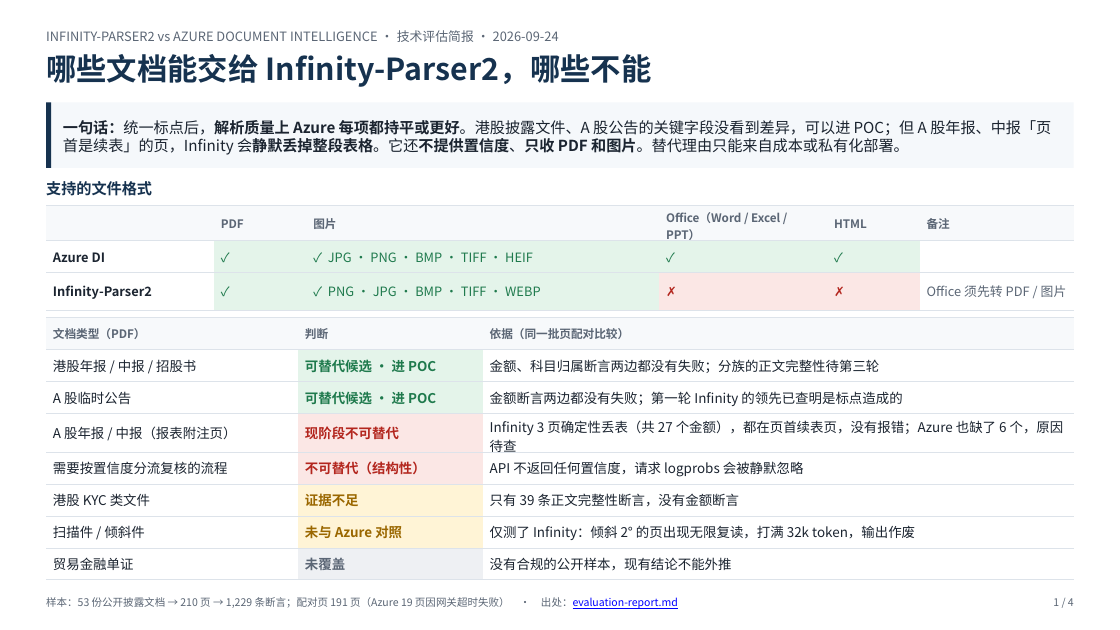
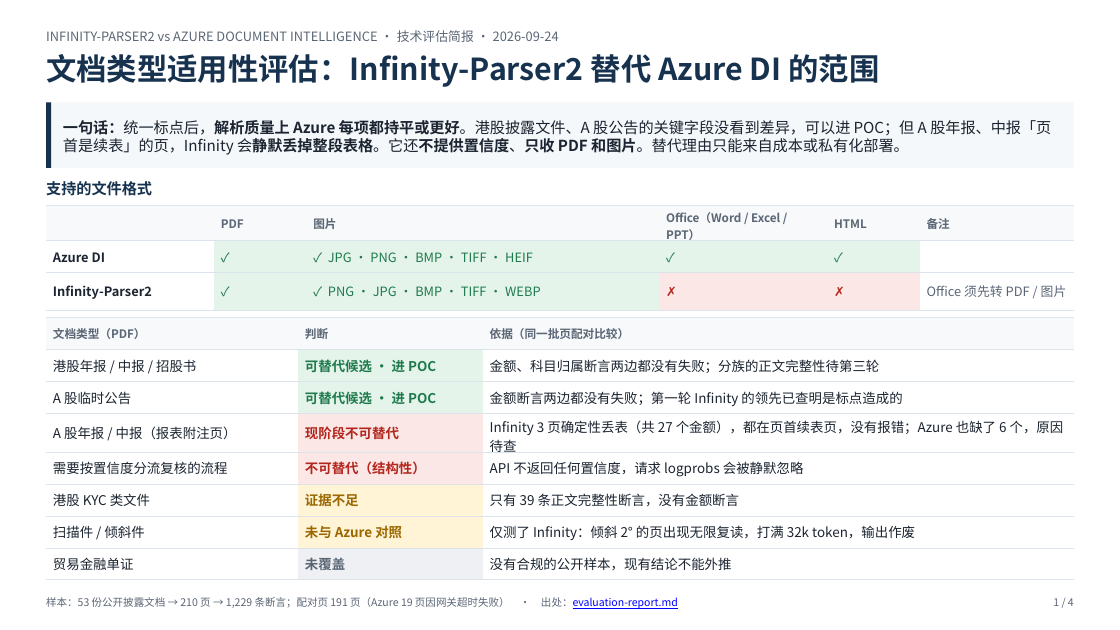
Before and after one commit to gejun2008/doc-parser-eval, a slide deck: slide 1 of docs/briefing-deck.pptx. Drawn at 1120x630 pixels with LibreOffice and Linux fonts; fonts in the diff are those of the drawing. Boxes give left, top, right and bottom in pixels: in the first picture for what was removed or moved away, otherwise in the second. Text is boxed around its words. In the diff, an @@ line names an element or a change of style, - is before the commit and + after.

```diff
--- a/docs/briefing-deck.pptx
+++ b/docs/briefing-deck.pptx
@@ text at [46,54,880,87]: text changed @@
-哪些文档能交给 Infinity-Parser2，哪些不能
+文档类型适用性评估：Infinity-Parser2 替代 Azure DI 的范围
```
Also in this commit, not shown: 3 other slides changed, 2 other files.
